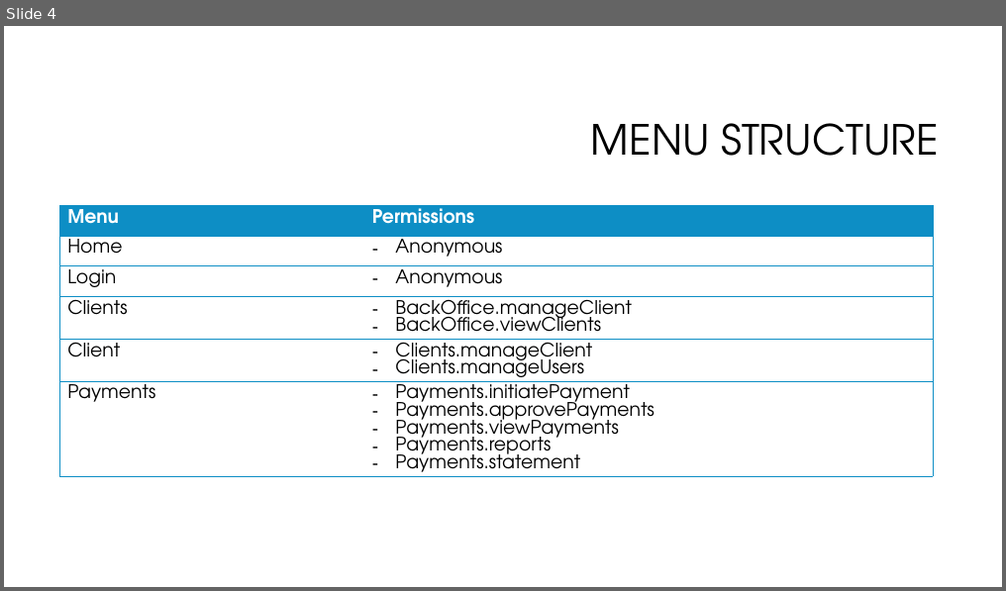
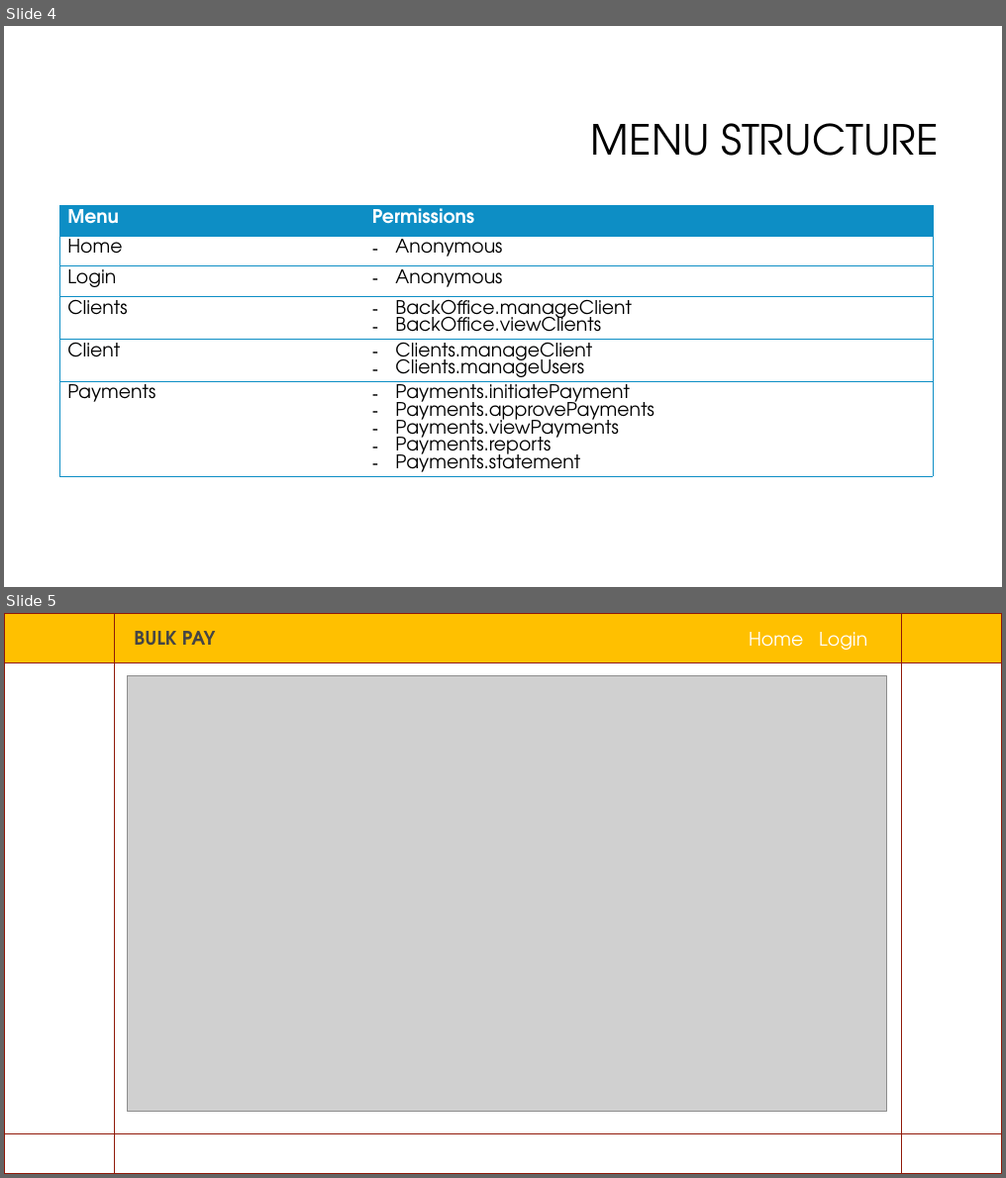
Before and after one commit to ezrankayamba/noxyt_bulkpay, a slide deck: BULK PAYMENT.pptx. Shown one above the other, each under a label of ours: slide 4 before the commit, slides 4 and 5 after it. The pictures are 1006x591 and 1006x1178 pixels, drawn with LibreOffice and Linux fonts; fonts in the diff are those of the drawing; grey boxes stand for pictures; background and template pictures are left out. Boxes give left, top, right and bottom in pixels: in the first picture for what was removed or moved away, otherwise in the second. Text is boxed around its words. In the diff, an @@ line names an element or a change of style, - is before the commit and + after.

```diff
--- a/BULK PAYMENT.pptx
+++ b/BULK PAYMENT.pptx
@@ slide 5 added at (4,613,1002,1174), background #FFFFFF @@
@@ rectangle added at (4,613,1002,663), fill #FFC000, outline #91190A 1 pt @@
@@ rectangle added at (114,613,901,663), outline #91190A 1 pt @@
@@ text added at (134,631,216,645), 18 pt, text #454545, bold @@
+BULK PAY
@@ text added at (748,632,803,647), 18 pt, text #FFFFFF @@
+Home
@@ text added at (819,632,867,650), 18 pt, text #FFFFFF @@
+Login
@@ rectangle added at (4,663,1002,1134), outline #91190A 1 pt @@
@@ rectangle added at (114,663,901,1134), outline #91190A 1 pt @@
@@ picture added at (127,676,887,1112) @@
@@ rectangle added at (4,1134,1002,1174), outline #91190A 1 pt @@
@@ rectangle added at (114,1134,901,1174), outline #91190A 1 pt @@
```
Also in this commit, not shown: 19 other files.
